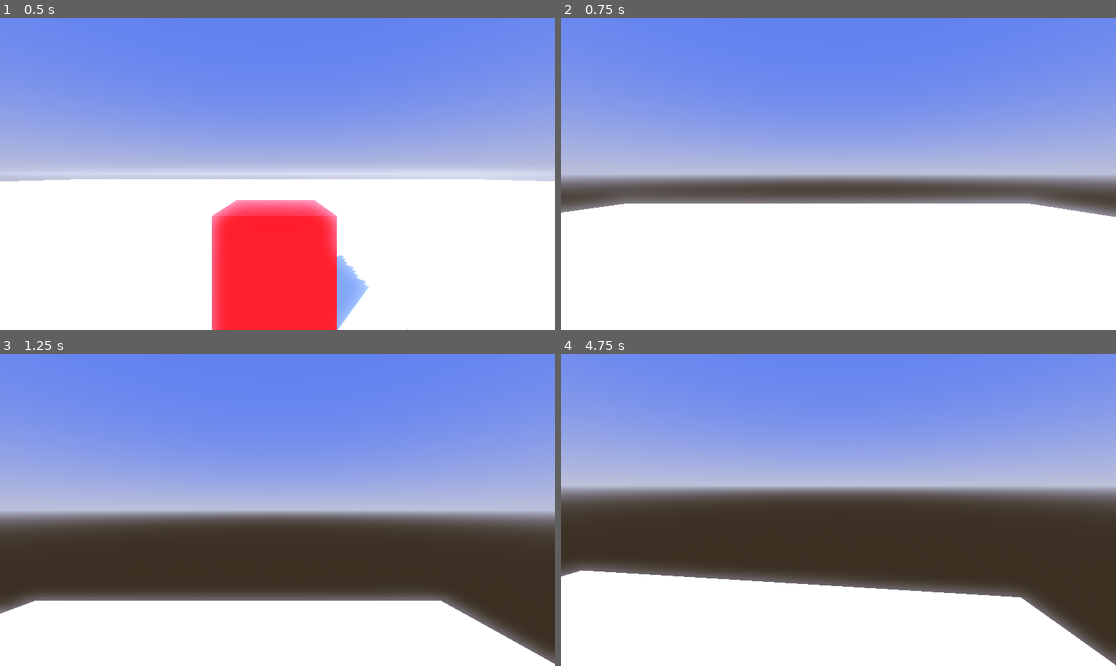
Above: before the commit, frames 1-4 (two rows, left to right).
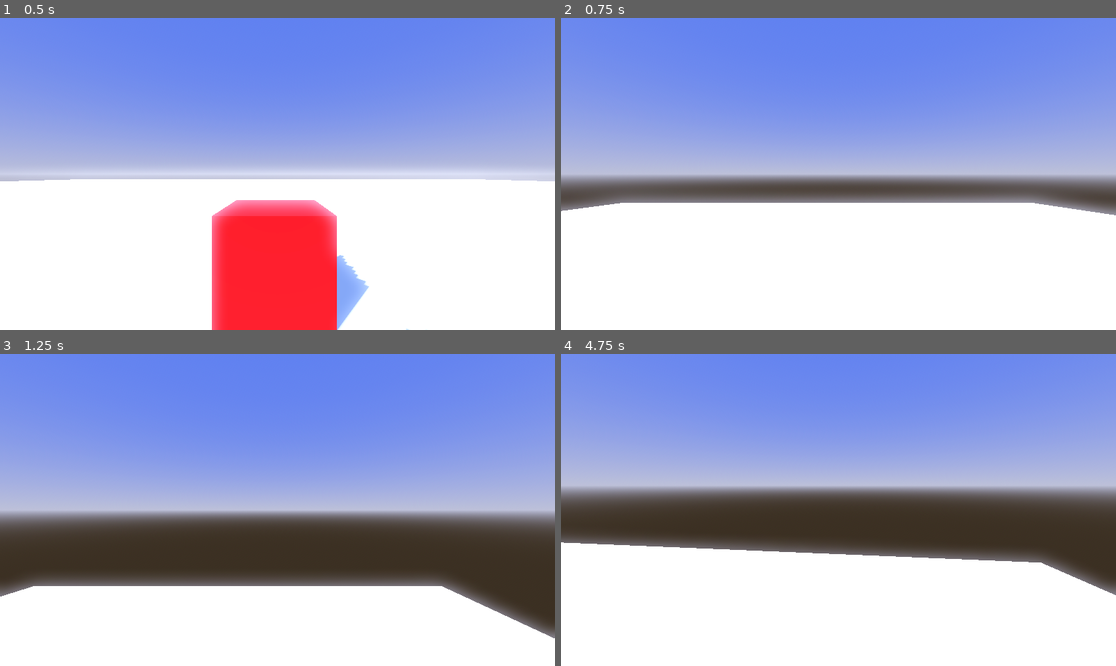
Above: after the commit, the same moments.

Repository: CWmain/platformShooter
Game: Godot game, scene res://scenes/main/main.tscn
Two runs of this game, one before a commit and one after it. Both use one fixed random seed, a clock stepped at 60 frames per second and the inputs below.
Inputs (mouse positions are in pixels of both pictures, inside the frame that each line leads up to):
- Up to frame 1 (0.5 s): no input
- Up to frame 2 (0.75 s): move the mouse to (960, 158) at 0.52 s; hold D (move_right) from 0.53 s (still down); hold Space (jump) from 0.53 s (still down); click (960, 158) at 0.67 s
- Up to frame 3 (1.25 s): keep holding D (move_right); keep holding Space (jump)
- Up to frame 4 (4.75 s): move the mouse to (810, 510) at 1.27 s; release D (move_right) at 1.28 s; release Space (jump) at 1.28 s; hold W (move_forward) from 1.28 s (still down); tap Space (jump) at 1.35, 1.52, 1.82, 2.85, 3.02, 3.32, 4.35, 4.52 s; move the mouse to (849, 503) at 2.02 s; hold Space (jump) 2.03-2.78 s; move the mouse to (832, 516) at 2.77 s; move the mouse to (877, 513) at 3.52 s; hold Space (jump) 3.53-4.28 s; move the mouse to (794, 506) at 4.27 s

Frame 1 is identical in both runs. In frame 2, 0.3% of the frame differs, in the area x 0-100%, y 59-64%; in frame 3, 7.9%; in frame 4, 14%, in the area x 0-100%, y 58-100%.

Commit message:
Have the jump state apply 0.1 times gravity to allow verying height on player jump, removed un-needed prints

Diff:
--- a/objects/player/playerStates/air/air.gd
+++ b/objects/player/playerStates/air/air.gd
@@ -1,8 +1,7 @@
 extends State
 
 func enter()->void:
-	print("Entered air state")
-
+	pass
 
 func update(delta: float)->void:
 	pass
--- a/objects/player/playerStates/grounded/grounded.gd
+++ b/objects/player/playerStates/grounded/grounded.gd
@@ -2,7 +2,7 @@
 
 
 func enter()->void:
-	print("Entered grounded state")
+	pass
 
 func update(delta: float)->void:
 	pass
--- a/objects/player/playerStates/jump/jump.gd
+++ b/objects/player/playerStates/jump/jump.gd
@@ -1,12 +1,12 @@
 extends State
 
 func enter() -> void:
-	print("Jump")
 	player.velocity.y = 30
 
 func update(delta: float) -> void:
 	pass
 
 func physics_update(delta: float) -> void:
-	if Input.is_action_just_released("jump"):
+	player.velocity.y = player.velocity.y - (player.fall_acceleration * 0.1 * delta)
+	if Input.is_action_just_released("jump") or player.velocity.y < 0:
 		tranistion.emit(self, get_parent().allStates["Air"])
